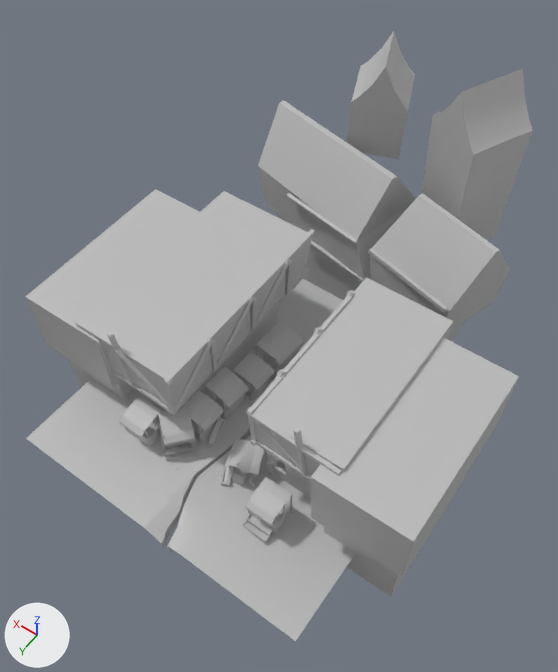
Before and after pictures for a commit that changed the FBX model battle_wizard/Assets/Models/mod_market.fbx.
Both versions are drawn from a 50 mm lens placed at (-62.4, 67.4, 156.7), pointed at (0.9, -21.3, 17.4). The lights are fixed; the arrows at lower left show +X, +Y and +Z. Where no turn or scale is listed for an object, it has been applied to the vertices.
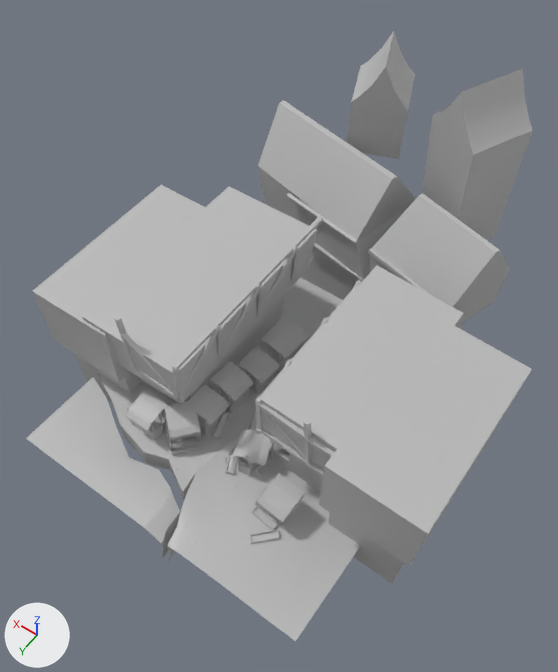
The change, as a list of edits to the scene's bpy script:
```text
Change me_mesh_001:
    used by ob_polysurface8; location = (0.8, -12.5, 0.0)
    remove me_mesh_001.from_pydata(...)  # 115 vertices, 96 faces; spans x -4.8..38.7, y -40.4..39.7, z -5.6..1.6
    add me_mesh_001.from_pydata(...)  # 152 vertices, 125 faces; spans x -4.8..38.7, y -40.4..39.7, z -11.8..1.6
    me_mesh_001 part 1
    7 vertices are removed from x -4.6..15.7, y -39.5..31.7, z -5.6..0.0
    26 faces are deleted
    5 vertices in x 8.2..16.0, y 31.4..39.3, z -0.3..-0.1 move by (0.0, 0.0, 0.1)
    17 vertices move from x -4.8..15.6, y -31.6..39.7, z -5.6..0.0 to x -3.7..15.6, y -31.6..39.7, z -11.7..1.6
    38 vertices are added at x -4.6..38.3, y -39.6..31.7, z -11.8..1.0
    6 new vertices lie (0.0, 0.0, -1.8) away from vertices in x -4.8..23.2, y -23.7..23.3, z -0.4..0.1
    55 new faces join them
Change ob_pcube48:
    ob_pcube48.location: (3.6, 0.0, 1.9) -> (3.6, -2.0, 1.9)
Change ob_polysurface11:
    ob_polysurface11.location: (17.7, 16.5, 0.0) -> (17.7, 14.5, 0.0)
Change ob_polysurface12:
    ob_polysurface12.location: (17.7, 16.5, 0.0) -> (17.7, 14.5, 0.0)
Change ob_pcube82:
    ob_pcube82.location: (-3858.0, 74.88, 1326.0) -> (-3837.0, 300.5, 1530.0)
    ob_pcube82.rotation_euler: (0.0, 0.0, 0.0) -> (0.0, 0.0, 0.0652)  # degrees (0, 0, 0) -> degrees (0, 0, 3.7)
Change ob_polysurface27:
    ob_polysurface27.location: (-754.4, -407.0, 467.6) -> (-711.2, -181.4, 265.2)
    ob_polysurface27.rotation_euler: (0.0, 0.217, 0.0) -> (0.00724, 0.217, -0.0632)  # degrees (0, 12, 0) -> degrees (0.4, 12, -3.6)
Change ob_polysurface29:
    ob_polysurface29.location: (-753.6, -407.0, 36.33) -> (-529.0, -437.6, 33.5)
    ob_polysurface29.rotation_euler: (0.0, 0.0, 0.0) -> (0.209, 0.000084, -0.00153)  # degrees (0, 0, 0) -> degrees (12, 0, -0.1)
Change ob_pcube74:
    ob_pcube74.location: (37.6, -13.3, 0.7) -> (37.6, -15.3, 0.7)
Change ob_polysurface13:
    ob_polysurface13.location: (3.9, 11.0, 0.0) -> (3.9, 9.0, 0.0)
Change ob_pcube72:
    ob_pcube72.location: (-1806.0, 26.06, -1363.0) -> (-2022.0, -22.26, -1361.0)
    ob_pcube72.rotation_euler: (-1.518, 0.0, -1.542) -> (-2.377, -0.121, -1.489)  # degrees (-87, 0, -88) -> degrees (-136, -6.9, -85)
Change ob_pcube73:
    ob_pcube73.location: (-1806.0, 102.7, -1233.0) -> (-1784.0, 11.72, -1029.0)
Change ob_pcube120:
    ob_pcube120.location: (-227.2, 1577.0, 1773.0) -> (-206.1, 1803.0, 1977.0)
    ob_pcube120.rotation_euler: (0.0, 0.0, 0.0) -> (0.0, 0.0, 0.0652)  # degrees (0, 0, 0) -> degrees (0, 0, 3.7)
Change ob_pcube44:
    ob_pcube44.location: (20.4, -17.6, 8.3) -> (20.4, -19.7, 8.3)
Change ob_pcube45:
    ob_pcube45.location: (-2114.0, 827.4, 1762.0) -> (-2093.0, 1053.0, 1966.0)
    ob_pcube45.rotation_euler: (0.0, 0.0, 0.0) -> (0.0, 0.0, 0.0652)  # degrees (0, 0, 0) -> degrees (0, 0, 3.7)
```

Location of each change, (x1, y1, x2, y2) in pixels of the pictures (558 x 672 px):
'pCube82', moved, turned: before (311, 337, 519, 597); after (319, 317, 532, 583)
'pCube44', moved: before (75, 191, 312, 406); after (82, 187, 317, 404)
'pCube45', moved, turned: before (254, 277, 453, 498); after (260, 265, 463, 493)
'polySurface8', reshaped: before (26, 279, 343, 550); after (26, 278, 343, 559)
'pCube74', moved: before (25, 189, 199, 398); after (32, 185, 205, 399)
'pCube120', moved, turned: before (107, 229, 355, 481); after (114, 216, 362, 477)
'polySurface29', moved, turned: before (245, 477, 292, 526); after (256, 473, 304, 523)
'polySurface13', moved: before (158, 407, 195, 446); after (164, 401, 201, 439)
'polySurface27', moved, turned: before (224, 439, 264, 475); after (232, 429, 271, 465)
'polySurface11', moved: before (119, 396, 162, 438); after (125, 389, 168, 432)
'pCube73', moved: before (245, 512, 274, 536); after (251, 506, 278, 530)
'polySurface12', moved: before (121, 395, 163, 447); after (128, 397, 169, 440)
'pCube72', moved, turned: before (242, 520, 270, 543); after (249, 529, 280, 544)
'pCube48', moved: before (206, 417, 225, 445); after (212, 411, 231, 439)
part 1 of me_mesh_001, built on: before (72, 378, 251, 550); after (71, 373, 255, 559)
